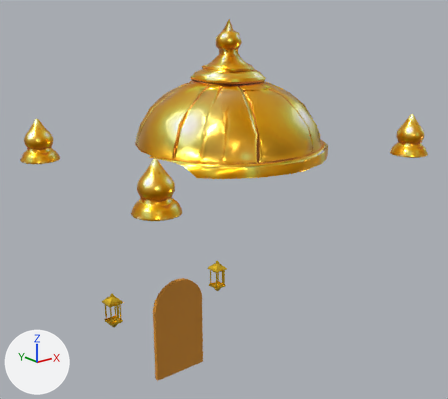
Before and after pictures for a commit that changed the glTF model art/models/tripo/house_deco/HaloDomeHouse_08/HaloDomeHouse_08_deco.glb.
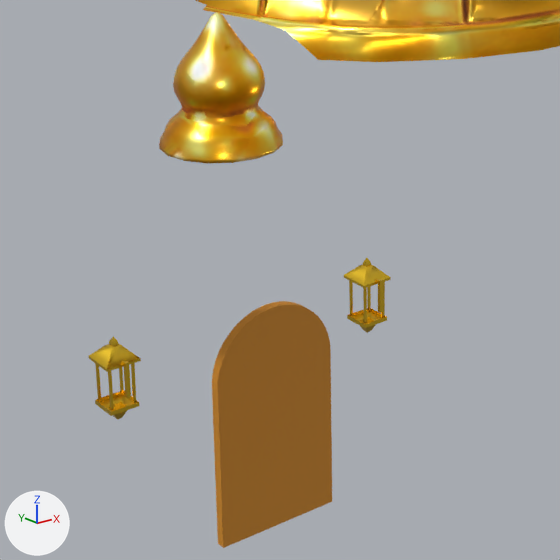
There are two pictures of each version: one whole from a 50 mm camera at (-23.9, -29.5, 28.5) aimed at (0.8, 1.5, 16.2), one close up on the part from 15% to 66% of the width and 38% to 97% of the height. Every picture has the same lights, and +X, +Y and +Z are marked at lower left. The older version's two pictures come first. Vertices at exactly the same position are counted once.

Before the edit, the objects in view are built like this:
```python
me_halodomehouse_08_lantern0 = bpy.data.meshes.new('HaloDomeHouse_08_Lantern0')
me_halodomehouse_08_lantern0.from_pydata(...)  # 95 vertices, 156 faces; spans x -5.36..-4.24, y 6.52..7.86, z 6.03..8.81
me_halodomehouse_08_lantern0.materials.append(mat_halodomehouse_08_lanterngold)  # yellow #face38
me_halodomehouse_08_lantern1 = bpy.data.meshes.new('HaloDomeHouse_08_Lantern1')
me_halodomehouse_08_lantern1.from_pydata(...)  # 95 vertices, 156 faces; spans x 4.24..5.36, y 6.52..7.86, z 6.03..8.81
me_halodomehouse_08_lantern1.materials.append(mat_halodomehouse_08_lanterngold)  # yellow #face38
me_halodomehouse_08_leaf0 = bpy.data.meshes.new('HaloDomeHouse_08_Leaf0')
me_halodomehouse_08_leaf0.from_pydata(...)  # 38 vertices, 72 faces; spans x -2.15..0.0, y 5.83..6.15, z 1.2..8.9
me_halodomehouse_08_leaf0.materials.append(mat_halodomehouse_08_leaf)
ob_halodomehouse_08_lantern0 = bpy.data.objects.new('HaloDomeHouse_08_Lantern0', me_halodomehouse_08_lantern0)
ob_halodomehouse_08_lantern0.location = (0.0, 0.0, 0.0)
ob_halodomehouse_08_lantern1 = bpy.data.objects.new('HaloDomeHouse_08_Lantern1', me_halodomehouse_08_lantern1)
ob_halodomehouse_08_lantern1.location = (0.0, 0.0, 0.0)
ob_halodomehouse_08_leaf0 = bpy.data.objects.new('HaloDomeHouse_08_Leaf0', me_halodomehouse_08_leaf0)
ob_halodomehouse_08_leaf0.location = (0.0, 0.0, 0.0)
# also in view: 'HaloDomeHouse_08_Dome' at (0.0, -0.2, 23.7); 'HaloDomeHouse_08_Leaf1' at (1.1, 6.0, 5.0); 'HaloDomeHouse_08_Finial1' at (-9.5, -6.6, 20.8)
```
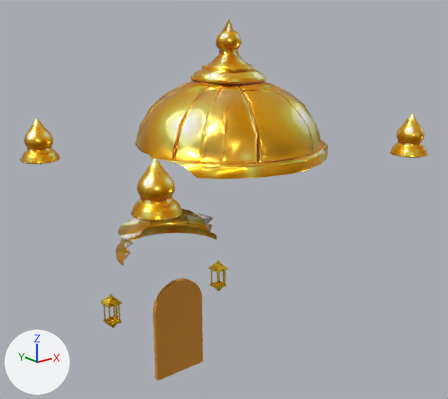
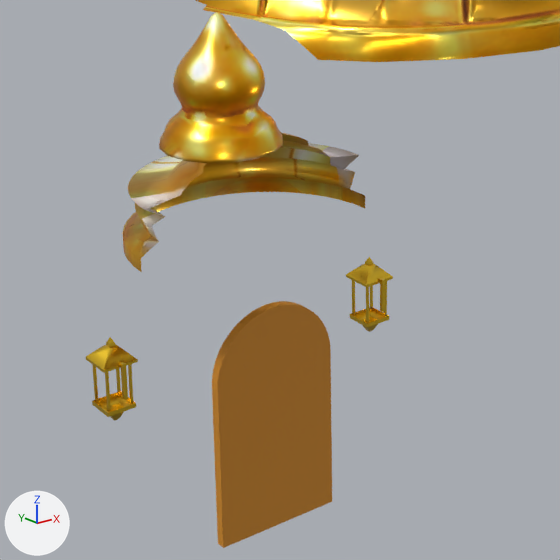
Pixel boxes (x1, y1, x2, y2) of what changed, in the close-ups (560 x 560 px):
'HaloDomeHouse_08_PorchDome', added (brown): after (123, 133, 365, 272)
'HaloDomeHouse_08_Lantern0', moved: before (89, 336, 141, 419); after (86, 337, 138, 420)

The change, as a diff of the scene's bpy script:
```diff
--- a/art/models/tripo/house_deco/HaloDomeHouse_08/HaloDomeHouse_08_deco.glb.py
+++ b/art/models/tripo/house_deco/HaloDomeHouse_08/HaloDomeHouse_08_deco.glb.py
@@ img_halodomehouse_08_porchdome_n @@
+img_halodomehouse_08_porchdome_n = load_image('HaloDomeHouse_08_PorchDome_N', '_unpacked/HaloDomeHouse_08_PorchDome_N', 512, 512, 'Non-Color')
@@ img_halodomehouse_08_porchdome_mr @@
+img_halodomehouse_08_porchdome_mr = load_image('HaloDomeHouse_08_PorchDome_MR', '_unpacked/HaloDomeHouse_08_PorchDome_MR', 512, 512, 'Non-Color')
@@ img_halodomehouse_08_porchdome_c @@
+img_halodomehouse_08_porchdome_c = load_image('HaloDomeHouse_08_PorchDome_C', '_unpacked/HaloDomeHouse_08_PorchDome_C', 512, 512, 'sRGB')
@@ mat_halodomehouse_08_porchdome @@
+mat_halodomehouse_08_porchdome = bpy.data.materials.new('HaloDomeHouse_08_PorchDome')
+# uses the picture img_halodomehouse_08_porchdome_c
+# uses the picture img_halodomehouse_08_porchdome_mr
+# uses the picture img_halodomehouse_08_porchdome_n
@@ me_halodomehouse_08_lantern0 @@
 # used by ob_halodomehouse_08_lantern0; location = (0.0, 0.0, 0.0)
-me_halodomehouse_08_lantern0.from_pydata(...)  # 95 vertices, 156 faces; spans x -5.36..-4.24, y 6.52..7.86, z 6.03..8.81
+me_halodomehouse_08_lantern0.from_pydata(...)  # 95 vertices, 156 faces; spans x -5.46..-4.34, y 6.52..7.86, z 6.03..8.81
+# me_halodomehouse_08_lantern0 part 1: the whole mesh is moved by (-0.1, 0.0, 0.0)
 me_halodomehouse_08_lantern0.materials.append(mat_halodomehouse_08_lanterngold)
@@ me_halodomehouse_08_porchdome @@
+me_halodomehouse_08_porchdome.from_pydata(...)  # 301 vertices, 552 faces; spans x -4.15..4.15, y 6.55..10.7, z 10.95..14.55
+me_halodomehouse_08_porchdome.materials.append(mat_halodomehouse_08_porchdome)
@@ ob_halodomehouse_08_porchdome @@
+ob_halodomehouse_08_porchdome = bpy.data.objects.new('HaloDomeHouse_08_PorchDome', me_halodomehouse_08_porchdome)
+ob_halodomehouse_08_porchdome.location = (0.0, 0.0, 0.0)
```
